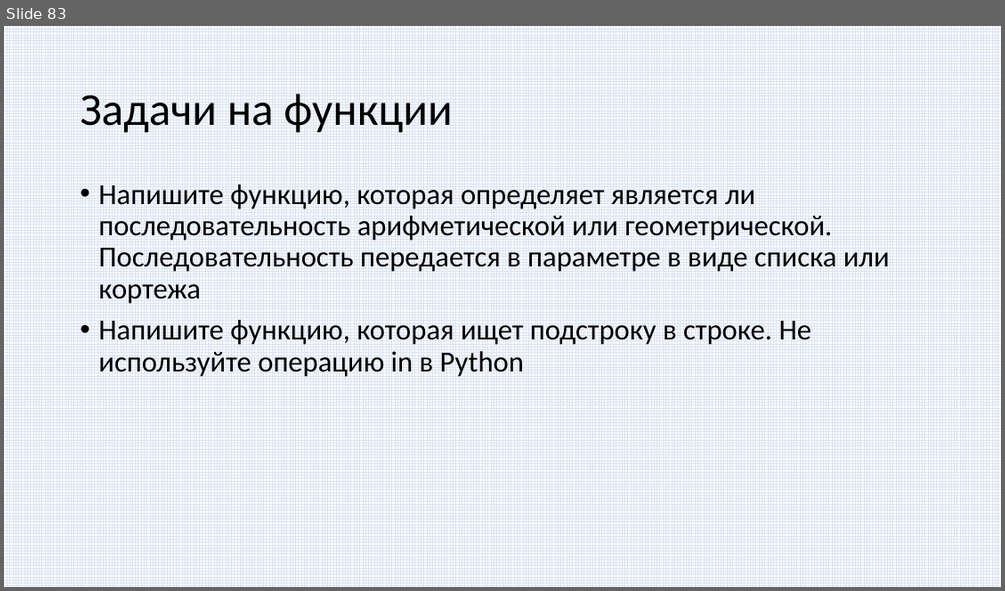
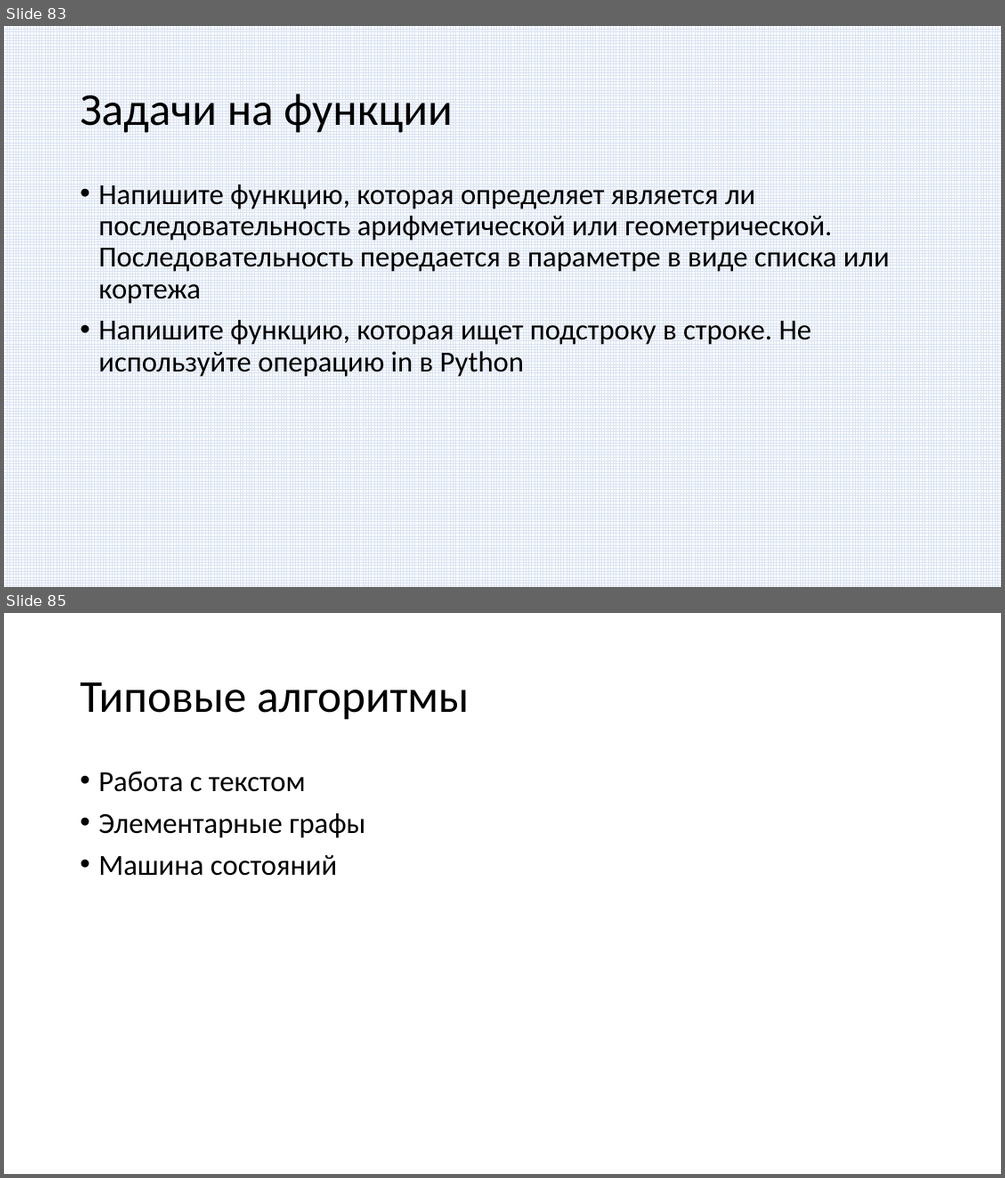
Before and after one commit to paveltsytovich/telegram-course, a slide deck: Presentation/Разработка ботов для телеграмм на Python.pptx. Shown one above the other, each under a label of ours: slide 83 before the commit, slides 83 and 85 after it; the slides between them are not shown. The pictures are 1005x591 and 1005x1178 pixels, drawn with LibreOffice and Linux fonts; fonts in the diff are those of the drawing. Boxes give left, top, right and bottom in pixels: in the first picture for what was removed or moved away, otherwise in the second. Text is boxed around its words. In the diff, an @@ line names an element or a change of style, - is before the commit and + after.

```diff
--- a/Presentation/Разработка ботов для телеграмм на Python.pptx
+++ b/Presentation/Разработка ботов для телеграмм на Python.pptx
@@ slide 85 added at (x1=4, y1=613, x2=1001, y2=1174), background #FFFFFF @@
@@ title added at (x1=80, y1=682, x2=469, y2=720), 44 pt, text #000000 @@
+Типовые алгоритмы
@@ text added at (x1=98, y1=771, x2=365, y2=876), 28 pt, text #000000 @@
+• Работа с текстом
+• Элементарные графы
+• Машина состояний
```
Also in this commit, not shown: 1 slide changed, 1 other slide added.
